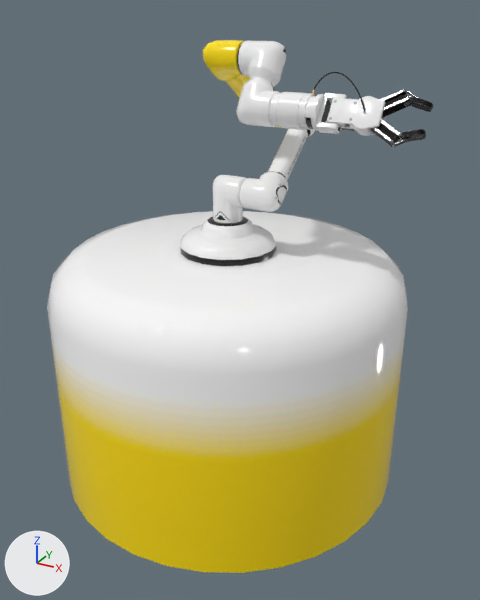
A saved change to the glTF model public/models/arm.glb.
The view is the same before and after, from a 50 mm camera at (1.54, -2.67, 2.28) aimed at (0.09, -0.04, 0.96). The axes (+X, +Y, +Z) are drawn at lower left. The lights are the same throughout. Where no turn or scale is listed for an object, it has been applied to the vertices. Vertices at the same position are counted once.

In view in the first picture: 'base0', 'base1', 'defaultMaterial', 'defaultMaterial.001', 'defaultMaterial.002', 'defaultMaterial.003', 'defaultMaterial.004', 'defaultMaterial.005', 'defaultMaterial.006', 'defaultMaterial.007', 'defaultMaterial.008', 'defaultMaterial.009', 'elbow1', 'elbow2', 'shoulder', 'stand', 'wrist1'.
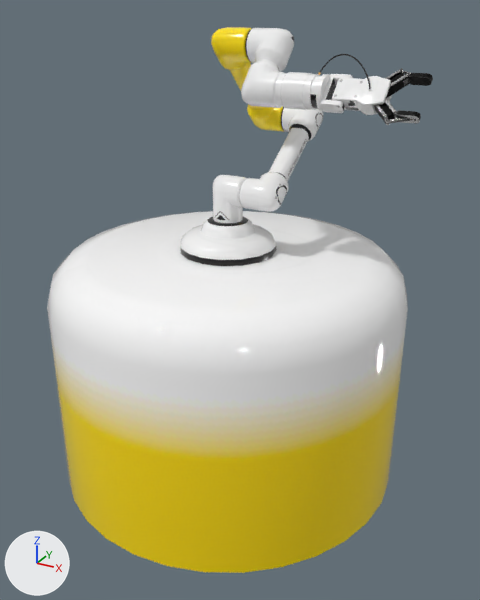
ob_elbow_group is not drawn itself; it is the parent of ob_elbow1.
ob_wrist_group is not drawn itself; it is the parent of ob_wrist1.

Where the newer file only moved an object's origin or applied its transform, the numbers keep the older frame.

Pixel boxes [x1, y1, x2, y2] of what changed, in the pictures (480 x 600 px):
'wrist1', turned, moved
    before: [236, 77, 329, 131]
    after: [241, 59, 330, 111]
'shoulder', turned
    before: [239, 129, 315, 212]
    after: [240, 107, 323, 212]
'elbow1', turned, moved
    before: [203, 40, 281, 128]
    after: [211, 27, 284, 132]
'defaultMaterial.007', turned, moved
    before: [327, 96, 386, 136]
    after: [332, 76, 392, 115]
'elbow2', turned, moved
    before: [237, 40, 286, 87]
    after: [245, 28, 294, 72]
'defaultMaterial.008', mesh turned
    before: [316, 93, 348, 134]
    after: [320, 74, 353, 113]
'gripper1', added
    after: [385, 68, 433, 98]
'gripper2', added
    after: [374, 98, 421, 125]
'defaultMaterial.005', deleted
    before: [381, 89, 411, 118]
'defaultMaterial.004', deleted
    before: [370, 119, 403, 148]
'defaultMaterial.009', mesh turned
    before: [313, 72, 365, 112]
    after: [320, 54, 371, 89]
'defaultMaterial.002', deleted
    before: [410, 96, 433, 112]
'defaultMaterial.003', deleted
    before: [402, 129, 426, 142]
'defaultMaterial', deleted
    before: [377, 123, 399, 144]
'defaultMaterial.001', deleted
    before: [384, 93, 407, 107]
'defaultMaterial.006', deleted
    before: [392, 91, 418, 147]

The change, as a diff of the scene's bpy script:
```diff
--- a/public/models/arm.glb.py
+++ b/public/models/arm.glb.py
@@ me_defaultmaterial_008 @@
 me_defaultmaterial_008.from_pydata(...)  # 160 vertices, 316 faces; spans x -0.0315..0.0558, y -0.0612..0.0612, z -0.074..0.074
+# me_defaultmaterial_008 part 1: the whole mesh is turned -10 degrees about the x axis through its middle, then moved by (0.0, 0.0419, 0.0716)
 me_defaultmaterial_008.materials.append(mat_robot_hand)
@@ me_defaultmaterial_009 @@
 me_defaultmaterial_009.from_pydata(...)  # 219 vertices, 426 faces; spans x -0.133..0.118, y -0.058..0.042, z -0.088..0.043
+# me_defaultmaterial_009 part 2: the whole mesh is turned -10 degrees about the x axis through its middle, then moved by (0.0, 0.057, 0.069)
 me_defaultmaterial_009.materials.append(mat_robot_hand)
@@ ob_shoulder @@
 ob_shoulder.location = (0.286, -0.000793, 1.494)
-ob_shoulder.rotation_euler = (0.661, 0.0, 0.0)  # degrees (38, 0, 0)
+ob_shoulder.rotation_euler = (0.607, 0.0, 0.0)  # degrees (35, 0, 0)
@@ ob_elbow_group @@
 ob_elbow_group.parent = ob_shoulder
-ob_elbow_group.location = (-0.286, -0.865, -1.218)
+ob_elbow_group.location = (-0.286, -0.866, -1.218)
+ob_elbow_group.rotation_euler = (-0.000365, 0.0, 0.0)  # degrees (0, 0, 0)
@@ ob_elbow1 @@
 ob_elbow1.location = (-0.088, 1.373, 1.218)
-ob_elbow1.rotation_euler = (0.328, 0.0, 0.0)  # degrees (19, 0, 0)
+ob_elbow1.rotation_euler = (0.207, 0.0, 0.0)  # degrees (12, 0, 0)
@@ ob_elbow2 @@
 ob_elbow2.parent = ob_elbow1
-ob_elbow2.location = (0.374, 0.0009, 0.506)
+ob_elbow2.location = (0.374, 0.00196, 0.506)
+ob_elbow2.rotation_euler = (-0.00205, 0.0, 0.0)  # degrees (-0.1, 0, 0)
@@ ob_wrist_group @@
 ob_wrist_group.parent = ob_elbow2
-ob_wrist_group.location = (-0.286, -1.492, -1.454)
+ob_wrist_group.location = (-0.286, -1.489, -1.457)
+ob_wrist_group.rotation_euler = (0.00219, 0.0, 0.0)  # degrees (0.1, 0, 0)
@@ ob_defaultmaterial_007 @@
 ob_defaultmaterial_007.location = (0.437, -0.11, 0.000109)
+ob_defaultmaterial_007.rotation_euler = (-0.00128, 0.0, 0.0)  # degrees (-0.1, 0, 0)
@@ ob_defaultmaterial @@
-ob_defaultmaterial = bpy.data.objects.new('defaultMaterial', me_defaultmaterial)
@@ ob_defaultmaterial_001 @@
-ob_defaultmaterial_001 = bpy.data.objects.new('defaultMaterial.001', me_defaultmaterial_001)
@@ ob_defaultmaterial_002 @@
-ob_defaultmaterial_002 = bpy.data.objects.new('defaultMaterial.002', me_defaultmaterial_002)
@@ ob_defaultmaterial_003 @@
-ob_defaultmaterial_003 = bpy.data.objects.new('defaultMaterial.003', me_defaultmaterial_003)
@@ ob_defaultmaterial_004 @@
-ob_defaultmaterial_004 = bpy.data.objects.new('defaultMaterial.004', me_defaultmaterial_004)
@@ ob_defaultmaterial_005 @@
-ob_defaultmaterial_005 = bpy.data.objects.new('defaultMaterial.005', me_defaultmaterial_005)
@@ ob_defaultmaterial_006 @@
-ob_defaultmaterial_006 = bpy.data.objects.new('defaultMaterial.006', me_defaultmaterial_006)
@@ ob_gripper2 @@
+ob_gripper2 = bpy.data.objects.new('gripper2', me_defaultmaterial_003_1)  # 96 vertices, 156 faces; spans x -0.03..0.174, y -0.077..0.037, z -0.113..0.003
+ob_gripper2.location = (0.733, -0.118, 1.99)
@@ ob_gripper1 @@
+ob_gripper1 = bpy.data.objects.new('gripper1', me_defaultmaterial_002_1)  # 96 vertices, 156 faces; spans x -0.03..0.175, y -0.003..0.111, z -0.035..0.081
+ob_gripper1.location = (0.733, -0.118, 1.99)
```
